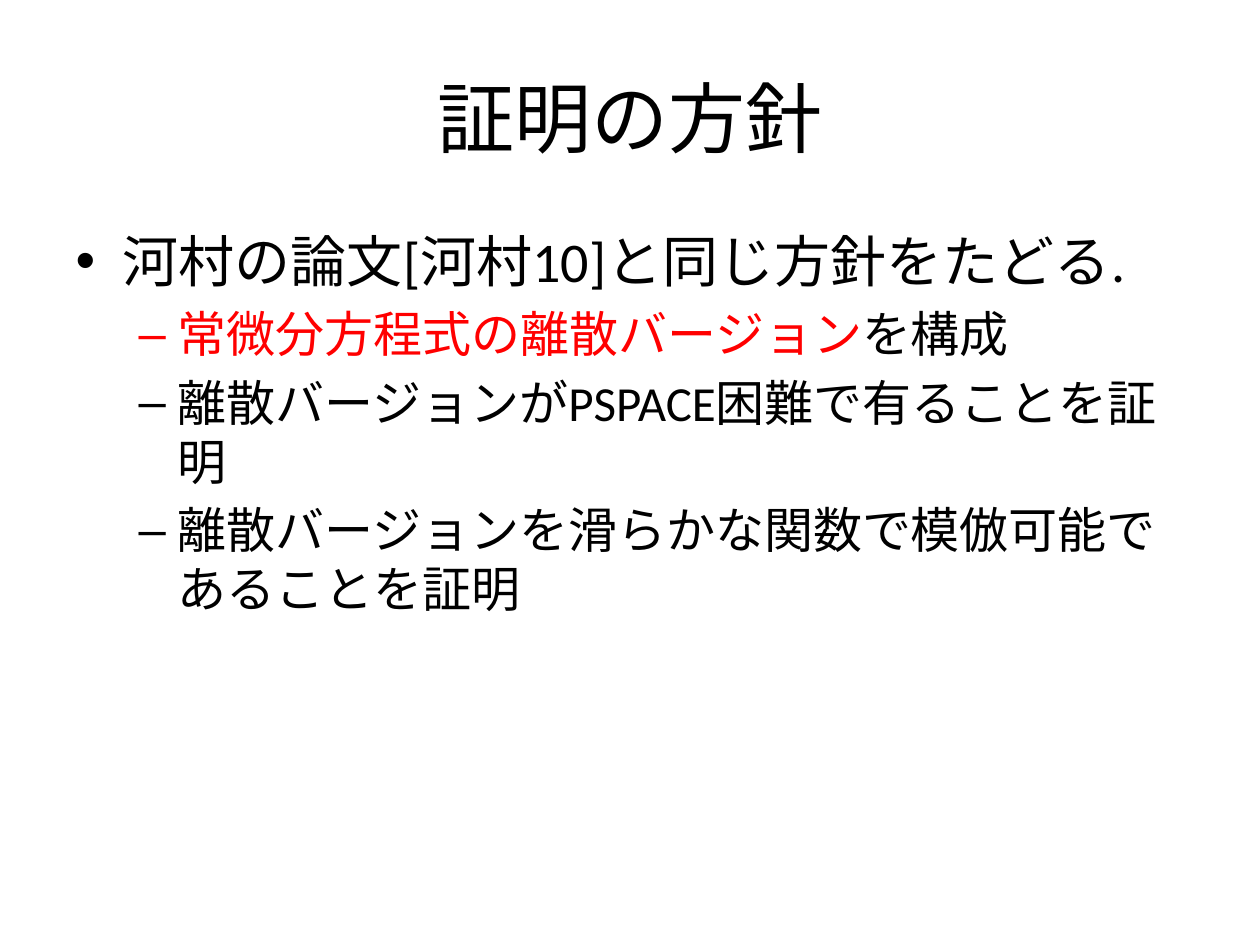
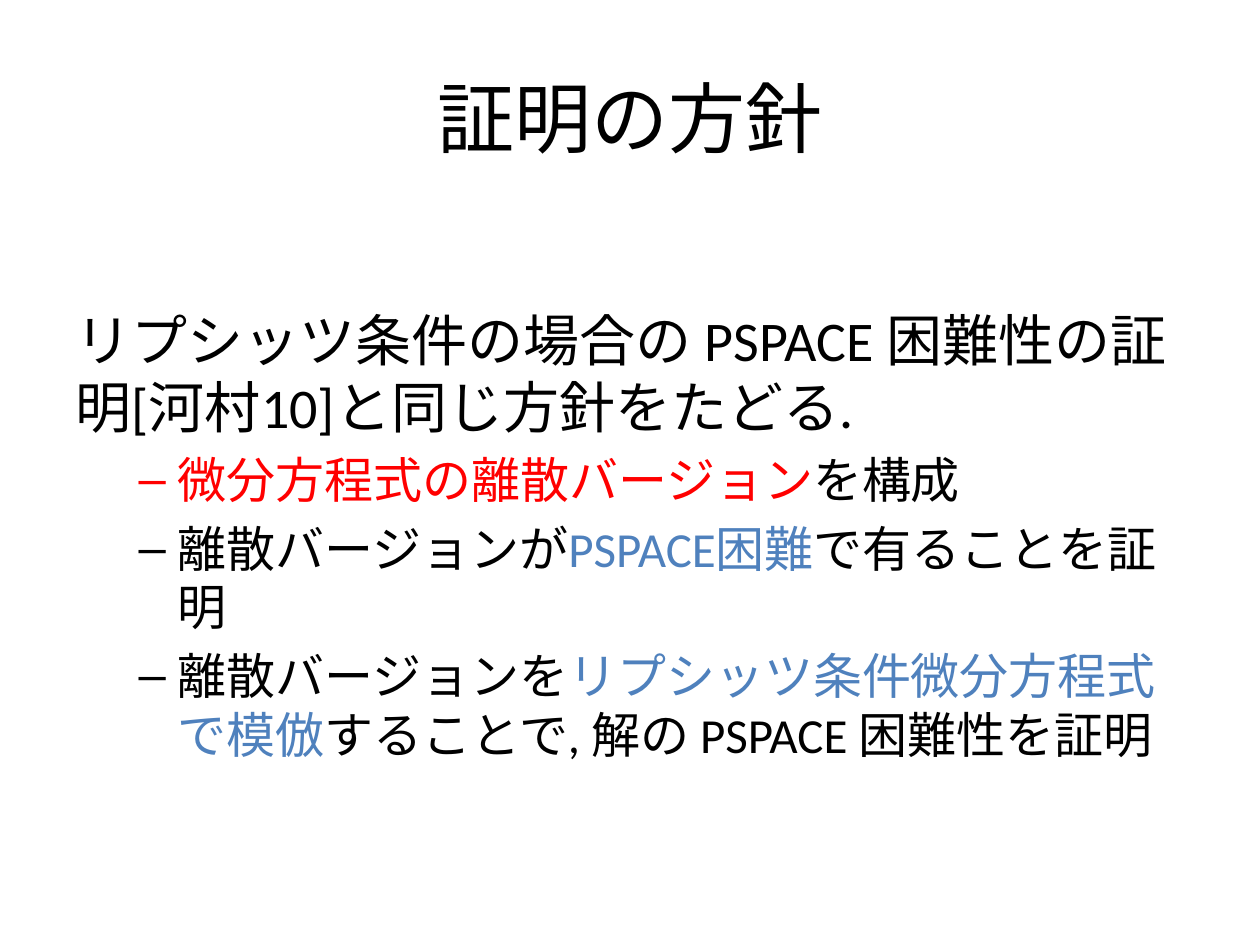
Before and after one commit to ex-hota911/LA2011Winter, a slide deck: slide 17 of slide/slide.pptx. Drawn at 1260x945 pixels with LibreOffice and Linux fonts; fonts in the diff are those of the drawing. Boxes give left, top, right and bottom in pixels: in the first picture for what was removed or moved away, otherwise in the second. Text is boxed around its words. In the diff, an @@ line names an element or a change of style, - is before the commit and + after.

Commit message:
発表バージョンスライド

```diff
--- a/slide/slide.pptx
+++ b/slide/slide.pptx
@@ text at bbox=[76, 314, 1166, 502]: text changed @@
-• 河村の論文[河村10]と同じ方針をたどる.
-  – 常微分方程式の離散バージョンを構成
+リプシッツ条件の場合の PSPACE 困難性の証明[河村10]と同じ方針をたどる.
+  – 微分方程式の離散バージョンを構成
@@ text at bbox=[178, 525, 1156, 571]: text colour #000000 to #4F81BD in "離散バージョンがPSPACE困難で有ることを証明" @@
@@ text at bbox=[178, 652, 1156, 759]: text changed @@
-  – 離散バージョンを滑らかな関数で模倣可能であることを証明
+  – 離散バージョンをリプシッツ条件微分方程式で模倣することで, 解の PSPACE 困難性を証明
```
Also in this commit, not shown: 14 other slides changed, 15 slides added, 12 slides removed, 3 other files.
